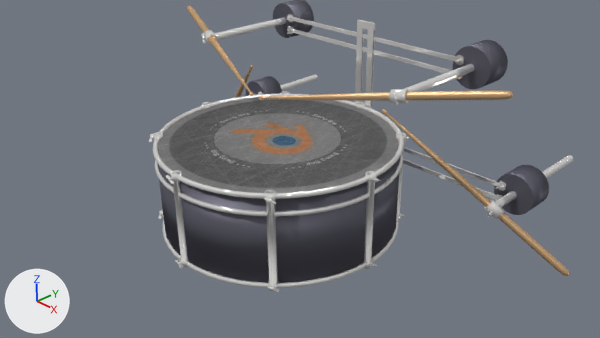
The Blender file scenes/snare.blend, before and after one commit.
The view is the same before and after, from the file's camera 'Camera'. Arrows for +X, +Y and +Z are at lower left; the lights stay in place.

Before the edit, the objects in view are built like this:
```python
ob_cylinder_001 = bpy.data.objects.new('Cylinder.001', me_cylinder_002)
ob_cylinder_001.location = (0.0, 0.0, 0.0)
ob_cylinder_009 = bpy.data.objects.new('Cylinder.009', me_cylinder_009)
ob_cylinder_009.location = (-2.16, 1.51, 2.2)
ob_cylinder_009.rotation_euler = (0.0, 0.175, 0.0)  # degrees (0, 10, 0)
ob_cylinder_009.scale = (0.191, 5.0, 0.191)
ob_cylinder_012 = bpy.data.objects.new('Cylinder.012', me_cylinder_012)
ob_cylinder_012.location = (2.16, 1.51, 2.2)
ob_cylinder_012.rotation_euler = (0.0, -0.175, 0.0)  # degrees (0, -10, 0)
ob_cylinder_012.scale = (0.191, 5.0, 0.191)
ob_cylinder_025 = bpy.data.objects.new('Cylinder.025', me_cylinder_034)
ob_cylinder_025.location = (3.16, 2.71, 0.35)
ob_cylinder_025.rotation_euler = (0.0, 0.698, 0.0)  # degrees (0, 40, 0)
ob_cylinder_025.scale = (0.191, 5.0, 0.191)
ob_cylinder_027 = bpy.data.objects.new('Cylinder.027', me_cylinder_036)
ob_cylinder_027.location = (-3.16, 2.71, 0.35)
ob_cylinder_027.rotation_euler = (0.0, -0.698, 0.0)  # degrees (0, -40, 0)
ob_cylinder_027.scale = (0.191, 5.0, 0.191)
# also in view: 'Cylinder.003' at (-2.16, 2.34, 2.2); 'Cube.005' at (0.0, 2.08, 2.05); 'BezierCircle.002' at (0.0, 0.0, 1.0); 'BezierCircle.003' at (0.0, 0.0, 0.72); 'Cube.009' at (0.0, 2.08, 0.44)
```
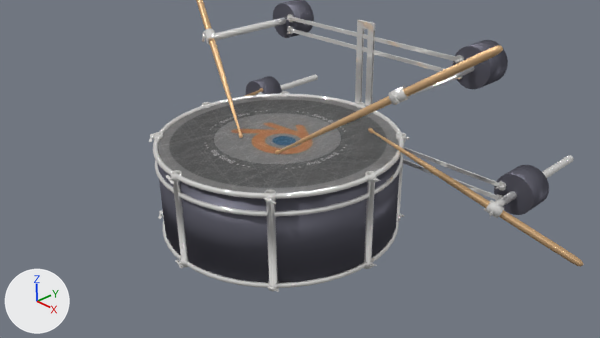
Boxes [x1, y1, x2, y2] around the edits, measured in the pictures (600 x 338 px):
'Cube.006', turned
    before: [259, 90, 513, 100]
    after: [275, 45, 503, 154]
'Cube.003', turned
    before: [381, 109, 569, 276]
    after: [368, 128, 583, 266]
'Cube.004', turned
    before: [187, 6, 254, 96]
    after: [196, 0, 243, 138]
'Cylinder.012', turned
    before: [404, 64, 474, 92]
    after: [410, 66, 474, 96]
'Cylinder.009', turned
    before: [214, 17, 286, 40]
    after: [215, 17, 286, 40]
'Cylinder.025', turned
    both: [495, 155, 573, 207]
'Cylinder.011', turned
    before: [389, 89, 409, 103]
    after: [388, 86, 410, 105]
'Cylinder.027', turned
    before: [248, 74, 318, 96]
    after: [280, 74, 318, 91]
'Cylinder.026', turned
    before: [484, 199, 504, 219]
    after: [484, 200, 504, 218]
'Cube.007', turned
    before: [234, 65, 254, 98]
    after: [245, 88, 263, 96]
'Cylinder.010', turned
    before: [204, 30, 217, 45]
    after: [204, 28, 217, 45]
'Cylinder.023', turned
    before: [393, 93, 398, 105]
    after: [391, 92, 399, 102]
'Cylinder.022', turned
    before: [201, 33, 206, 43]
    after: [202, 32, 206, 42]
'Cylinder.021', turned
    before: [488, 210, 494, 217]
    after: [489, 210, 493, 218]

The edits, one by one:
Object 'Cylinder.027' (ob_cylinder_027) turns from (0, -40, 0) to (0, -27, 0) degrees about x, y and z.
Object 'Cylinder.025' (ob_cylinder_025) turns from (0, 40, 0) to (0, 27, 0) degrees about x, y and z.
Object 'Cylinder.012' (ob_cylinder_012) turns from (0, -10, 0) to (0, -35, 0) degrees about x, y and z.
Object 'Cylinder.009' (ob_cylinder_009) turns from (0, 10, 0) to (0, 35, 0) degrees about x, y and z.
